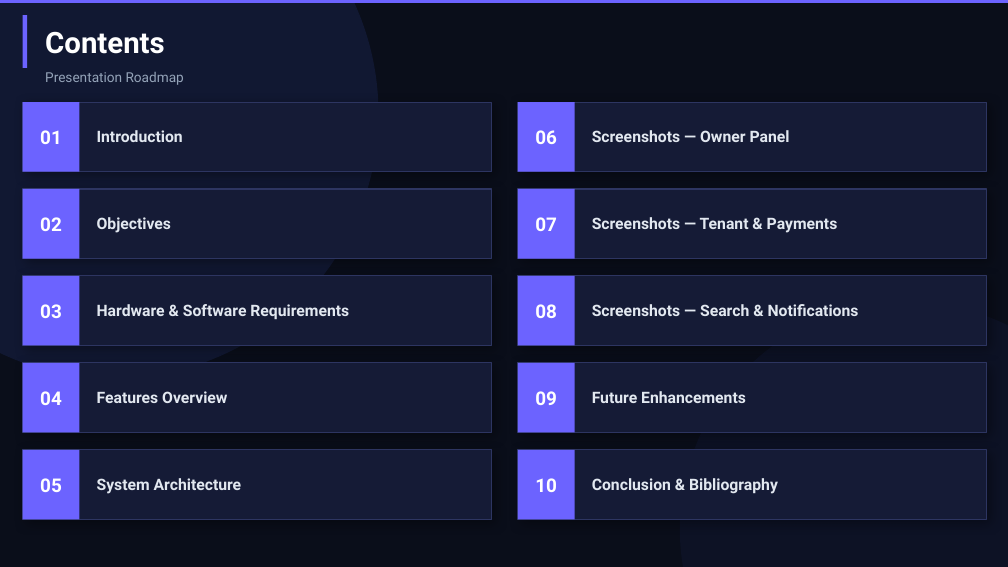
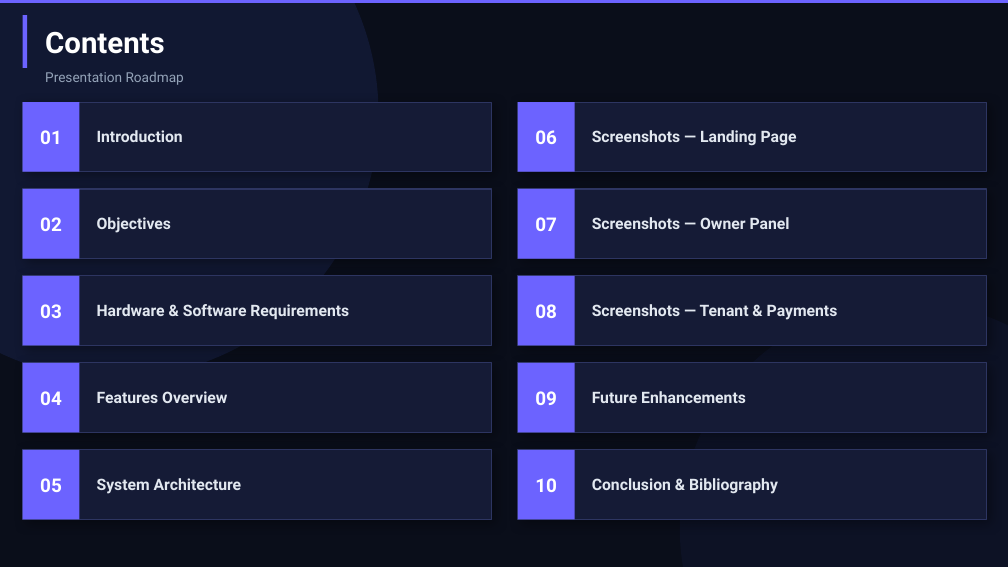
Before and after one commit to mohammadmojahid7894-design/RentEase, a slide deck: slide 2 of tmp_pptx/NEW_PPT.pptx. Drawn at 1008x567 pixels with LibreOffice and Linux fonts; fonts in the diff are those of the drawing. Boxes give left, top, right and bottom in pixels: in the first picture for what was removed or moved away, otherwise in the second. Text is boxed around its words. In the diff, an @@ line names an element or a change of style, - is before the commit and + after.

```diff
--- a/tmp_pptx/NEW_PPT.pptx
+++ b/tmp_pptx/NEW_PPT.pptx
@@ text at (592,130,797,146): text changed @@
-Screenshots — Owner Panel
+Screenshots — Landing Page
@@ text at (592,217,790,229): text changed @@
-Screenshots — Tenant & Payments
+Screenshots — Owner Panel
@@ text at (592,304,838,320): text changed @@
-Screenshots — Search & Notifications
+Screenshots — Tenant & Payments
```
Also in this commit, not shown: 4 other slides changed, 1 slide added, 1 slide removed, 26 other files.
